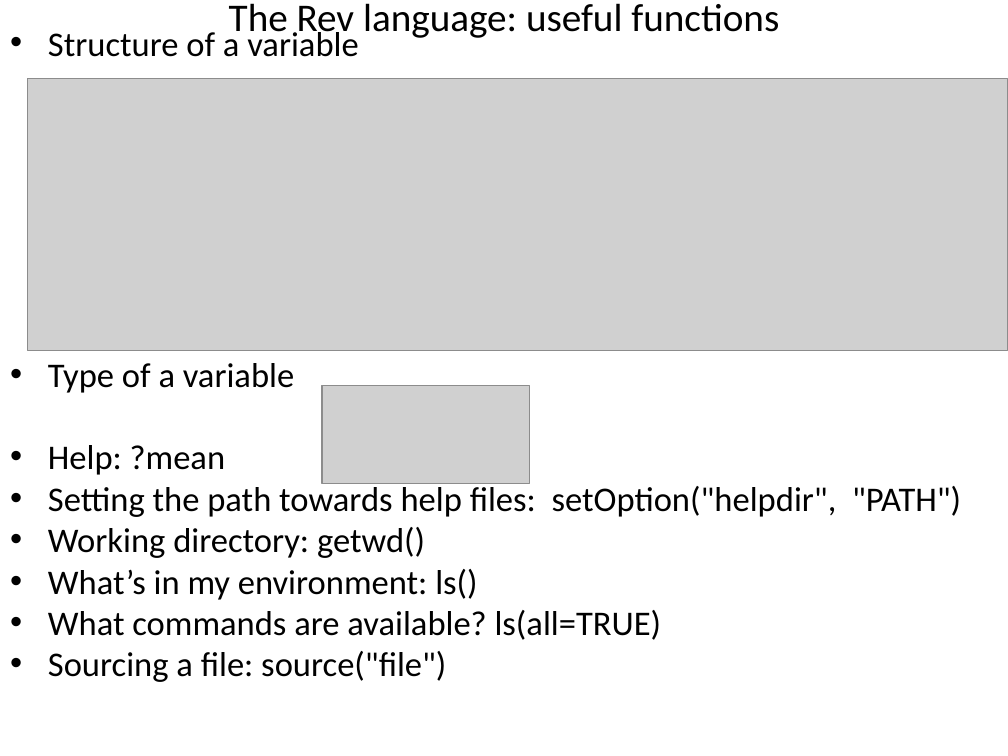
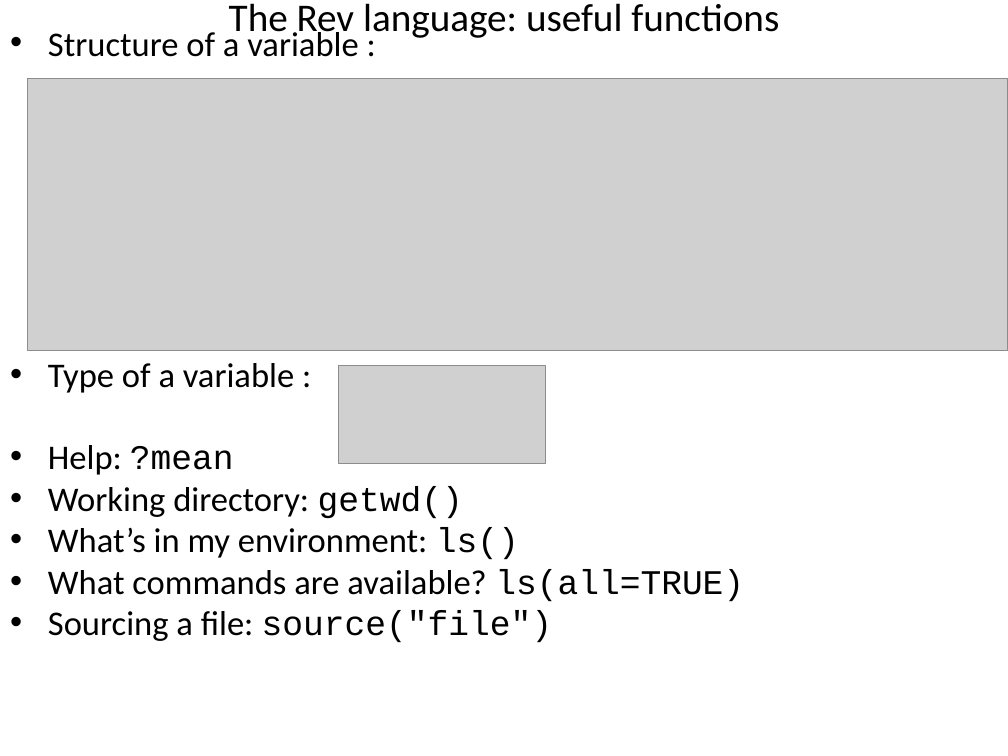
Before and after one commit to Boussau/boussau.github.io, a slide deck: slide 18 of COME_courses/Cambridge_2022/6_Bayesian_inference/RevBayesIntro.pptx. Drawn at 1008x756 pixels with LibreOffice and Linux fonts; fonts in the diff are those of the drawing; grey boxes stand for pictures. Boxes give left, top, right and bottom in pixels: in the first picture for what was removed or moved away, otherwise in the second. Text is boxed around its words. In the diff, an @@ line names an element or a change of style, - is before the commit and + after.

Commit message:
Some improvement, notably explaining the folder structure.

```diff
--- a/COME_courses/Cambridge_2022/6_Bayesian_inference/RevBayesIntro.pptx
+++ b/COME_courses/Cambridge_2022/6_Bayesian_inference/RevBayesIntro.pptx
@@ text at box(48, 27, 358, 393): text changed @@
-• Structure of a variable
-• Type of a variable
+• Structure of a variable :
+• Type of a variable :
@@ picture: place and size @@
-picture at box(322, 386, 529, 484)
+picture at box(339, 366, 546, 464)
@@ text at box(48, 445, 744, 643): font Calibri to Courier New in "?mean", "getwd()", "ls()", "ls(all=TRUE)" and 1 more places @@
@@ text at box(48, 482, 961, 517): paragraph removed @@
-• Setting the path towards help files: setOption("helpdir", "PATH")
```
Also in this commit, not shown: 3 other slides changed, 1 slide added, 1 other file.
